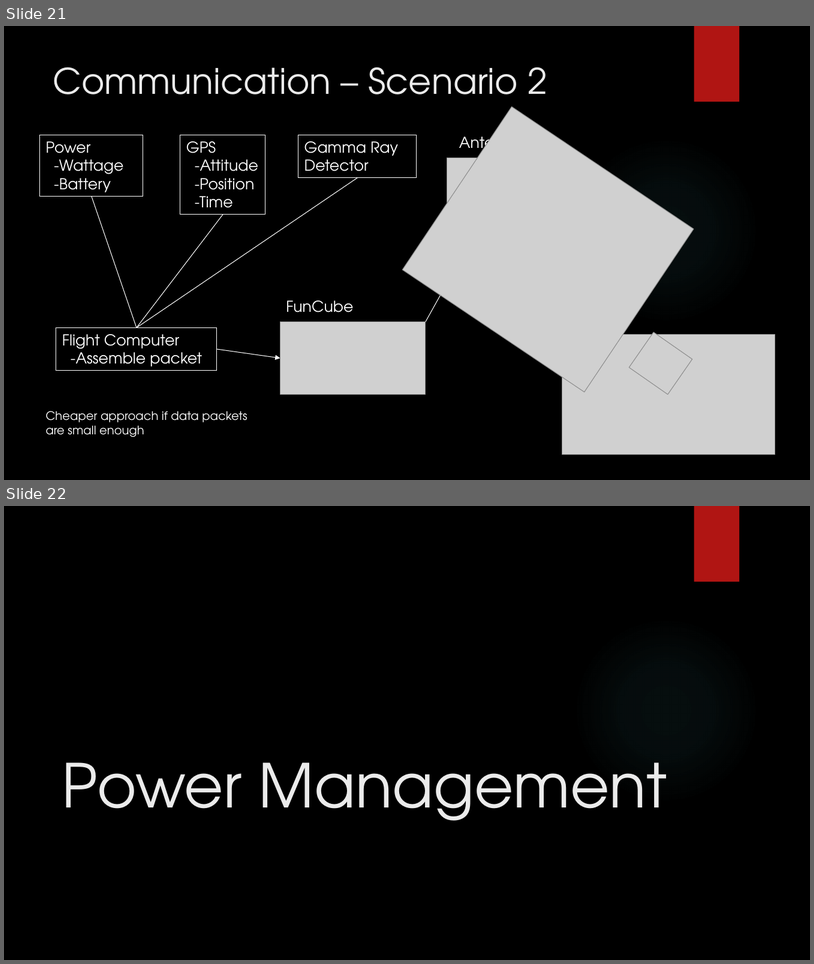
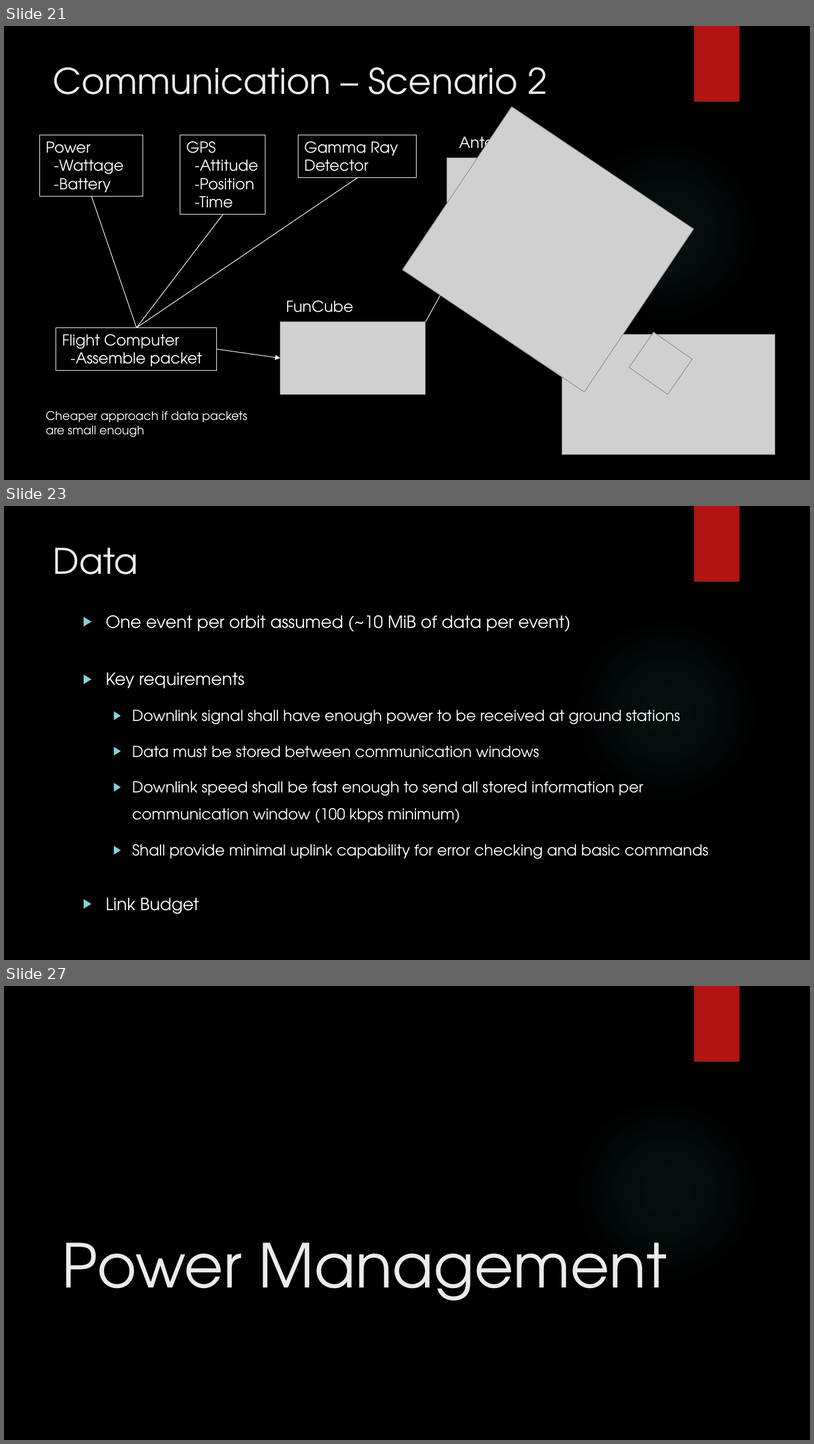
Before and after one commit to HASP-UMN/CubeSat, a slide deck: Presentations/PDR_Presentation.pptx. Shown one above the other, each under a label of ours: slides 21 and 22 before the commit, slides 21, 23 and 27 after it; the slides between them are not shown. The pictures are 814x964 and 814x1444 pixels, drawn with LibreOffice and Linux fonts; fonts in the diff are those of the drawing; grey boxes stand for pictures; background and template pictures are left out. Boxes give left, top, right and bottom in pixels: in the first picture for what was removed or moved away, otherwise in the second. Text is boxed around its words. In the diff, an @@ line names an element or a change of style, - is before the commit and + after.

Commit message:
PDR Update Communications

```diff
--- a/Presentations/PDR_Presentation.pptx
+++ b/Presentations/PDR_Presentation.pptx
@@ slide 23 added at [4,506,810,960], background picture (left out); not listed: 2 template elements that a slide beside it also shows @@
@@ title added at [53,547,138,574], 42 pt, text #EBEBEB @@
+Data
@@ text added at [106,615,709,913], 18 pt, text #FFFFFF @@
+▶ One event per orbit assumed (~10 MiB of data per event)
+▶ Key requirements
+  ▶ Downlink signal shall have enough power to be received at ground stations
+  ▶ Data must be stored between communication windows
+  ▶ Downlink speed shall be fast enough to send all stored information per communication window (100 kbps minimum)
+  ▶ Shall provide minimal uplink capability for error checking and basic commands
+▶ Link Budget
@@ what was slide 22 is now slide 27 @@
```
Also in this commit, not shown: 4 other slides added.
